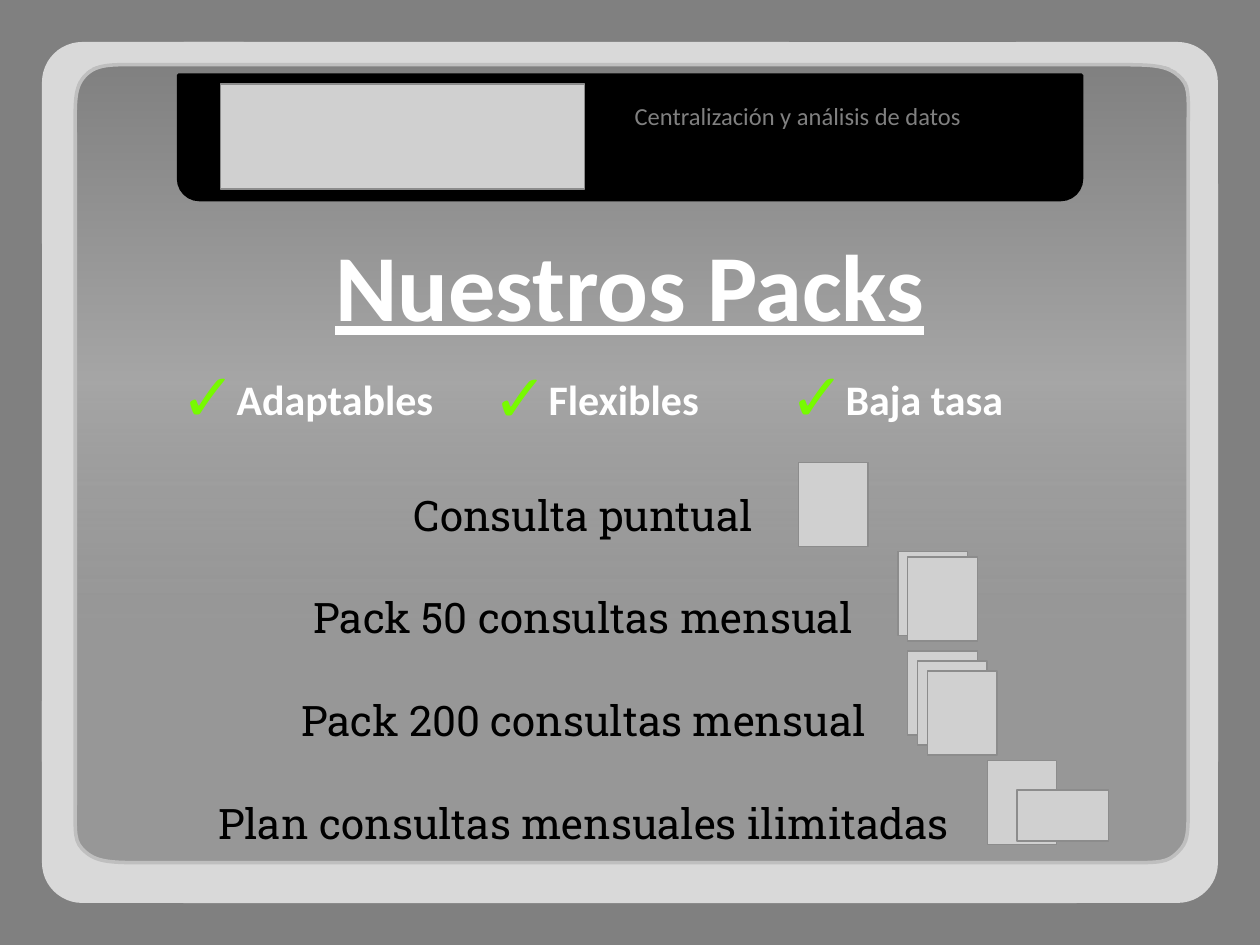
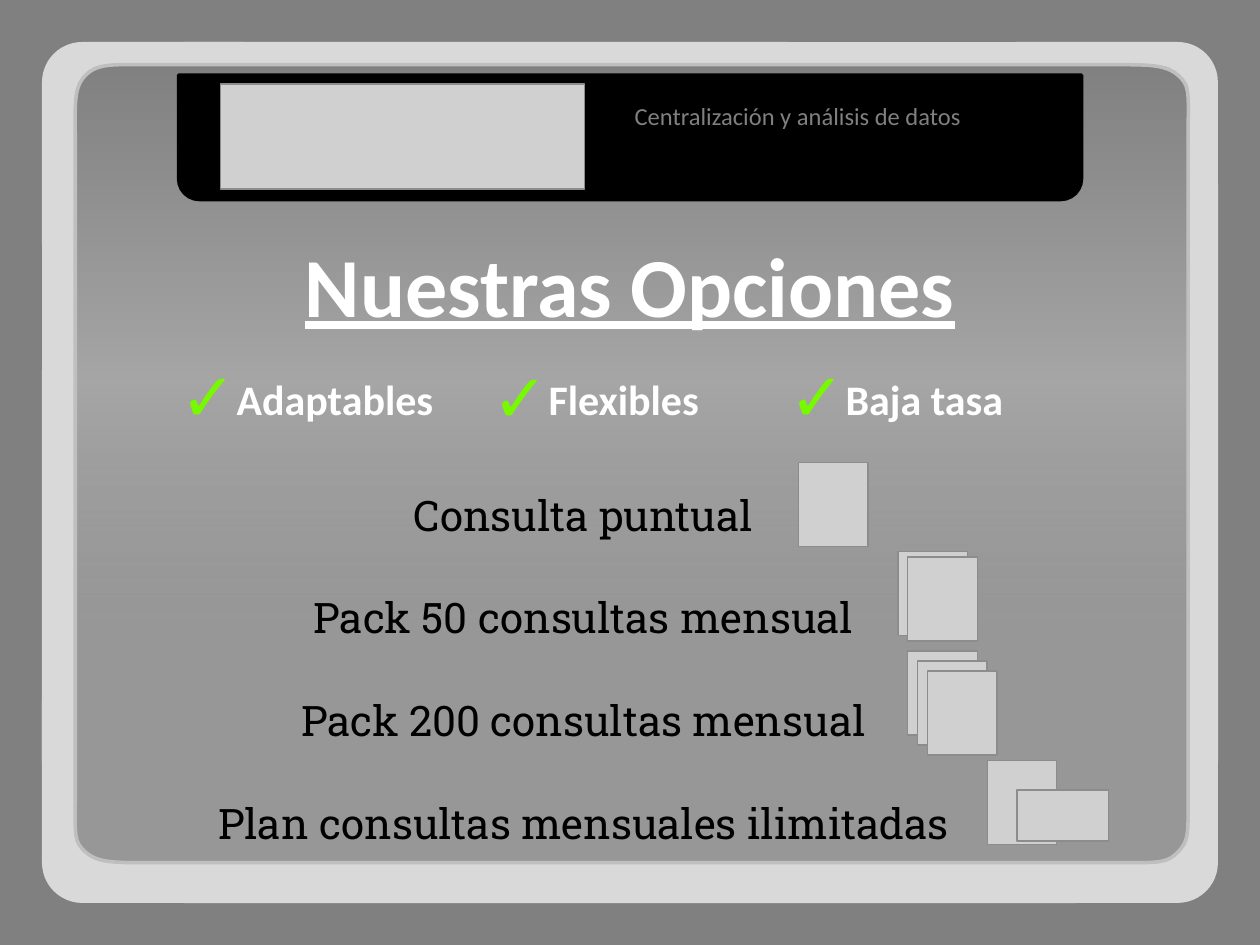
Before and after one commit to adrianachelotti/tallerdesarrollo1ero2011, a slide deck: slide 10 of Presentacion/Comercial/Presentacion Comercial.pptx. Drawn at 1260x945 pixels with LibreOffice and Linux fonts; fonts in the diff are those of the drawing; grey boxes stand for pictures. Boxes give left, top, right and bottom in pixels: in the first picture for what was removed or moved away, otherwise in the second. Text is boxed around its words. In the diff, an @@ line names an element or a change of style, - is before the commit and + after.

```diff
--- a/Presentacion/Comercial/Presentacion Comercial.pptx
+++ b/Presentacion/Comercial/Presentacion Comercial.pptx
@@ text at (x1=305, y1=258, x2=954, y2=330): text changed; size 54 to 48 pt @@
-Nuestros Packs
+Nuestras Opciones
```
Also in this commit, not shown: 3 other slides changed, 3 slides added.
